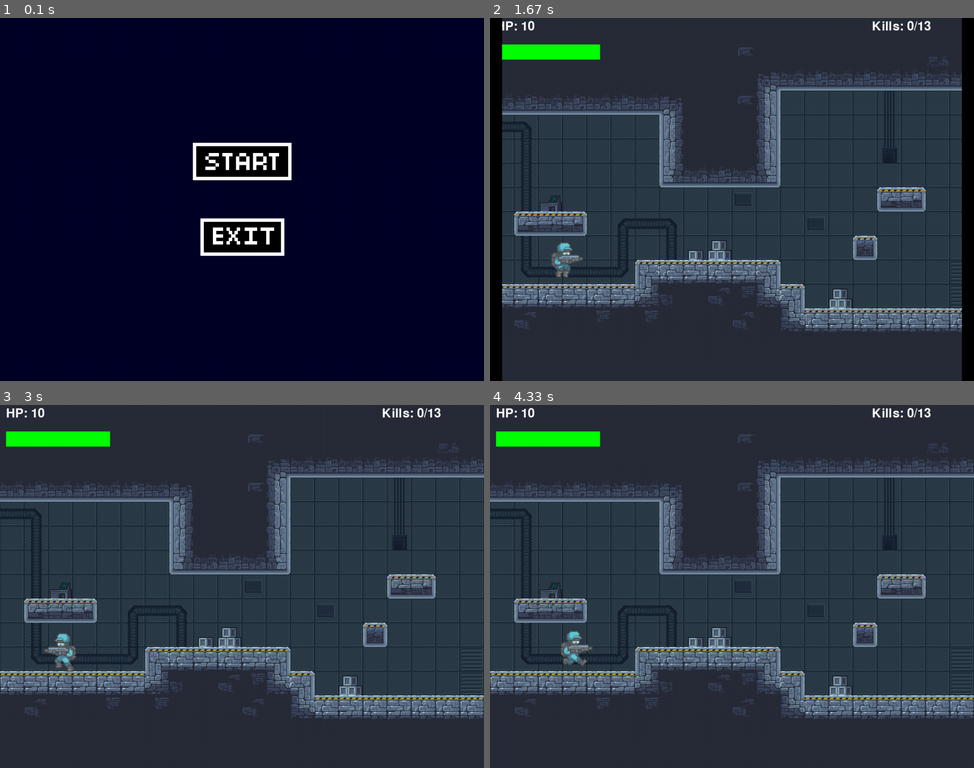
Above: before the commit, frames 1-4 (two rows, left to right).
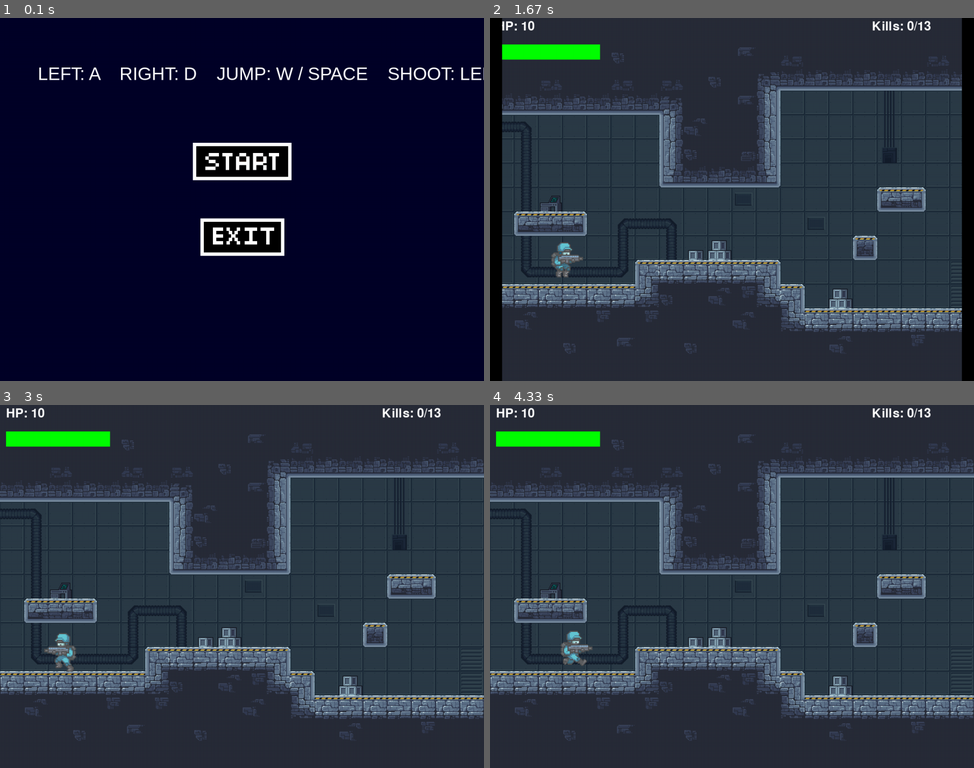
Above: after the commit, the same moments.

Repository: alfrooster/pygame-project
Game: pygame game, started from main.py
The game is run twice, just before and just after one commit, with the same random seed, the same clock (stepped at 60 frames per second) and the same inputs.
Inputs (mouse positions are in pixels of both pictures, inside the frame that each line leads up to):
- Up to frame 1 (0.1 s): no input
- Up to frame 2 (1.67 s): click (732, 159) at 0.38 s; tap Space at 0.67 s; hold D 1-1.47 s; hold W from 1.5 s (still down)
- Up to frame 3 (3 s): release W at 1.8 s; hold D 1.83-2.3 s; hold A 2.33-2.87 s; hold A from 2.9 s (still down)
- Up to frame 4 (4.33 s): release A at 3.3 s; hold W 3.33-3.7 s; hold D from 3.73 s (still down)

The runs differ from the first frame. In frame 1, 1.1% of the frame differs, in the area x 8-100%, y 13-18%; in frame 2, 0.4%; in frame 3, 0.4%; in frame 4, 0.4%.

Commit message:
finishing touches

Diff:
--- a/level1_data.csv
+++ b/level1_data.csv
@@ -1,15 +1,15 @@
-10;10;10;10;10;10;10;10;10;10;10;10;10;10;10;10;10;10;10;10;10;10;10;10;10;10;10;10;10;10;10;10;10;10;10;10;10;10;10;10;10;10;10;10;10;10;10;10;10;10;10;10;10;10;10;10;10;10;10;10;10;10;10;10;10;10;10;10;10;10;10;10;10;10;10;10;10;10;10;10;10;10;10;10;10;10;10;10;10;10;10;10;10;10;10;10;10;10;10;10;10;10;10;10;10;10;10;10;10;10;10;10;10;10;10;10;10;10;10;10;10;10;10;10;10;10;10;10;10;10;10;10;10;10;10;10;10;10;10;10;10;10;10;10;10;10;10;10;10;10
-10;10;10;10;10;10;10;10;10;10;25;10;10;10;10;10;10;10;33;10;10;10;10;10;10;10;10;10;10;10;10;10;10;10;10;10;10;10;10;10;10;10;10;26;17;17;17;18;18;17;18;17;17;18;18;18;18;18;18;17;17;17;17;18;18;18;17;17;17;17;18;18;18;17;27;10;10;10;10;10;10;10;10;10;10;10;10;10;10;10;10;10;10;26;17;17;18;17;18;18;17;18;18;18;18;18;17;17;17;17;27;22;10;10;10;10;10;10;10;10;26;17;17;17;17;18;18;18;18;18;18;18;18;18;18;18;18;18;18;18;18;18;18;18;18;18;18;27;10;10
-10;10;10;10;10;10;10;10;10;10;10;26;17;18;17;18;17;18;17;18;18;18;18;18;17;18;18;17;18;18;18;18;17;18;18;27;10;10;10;10;10;10;10;9;-1;-1;-1;-1;-1;-1;-1;-1;-1;-1;-1;-1;-1;-1;-1;-1;-1;-1;-1;-1;-1;-1;-1;-1;-1;-1;-1;-1;-1;-1;16;27;10;10;10;10;10;10;10;10;10;10;10;10;10;10;10;10;26;19;-1;-1;-1;-1;-1;-1;-1;-1;-1;-1;-1;-1;-1;-1;-1;-1;16;27;10;10;10;10;10;10;10;21;9;-1;-1;-1;-1;-1;-1;-1;-1;-1;-1;-1;-1;-1;-1;-1;-1;-1;-1;-1;-1;-1;-1;-1;-1;-1;-1;8;10;10
-17;18;17;18;17;18;17;27;10;10;25;9;-1;-1;-1;-1;-1;-1;-1;-1;- …(154 unchanged characters)… ;-1;-1;-1;16;27;10;10;10;10;10;10;10;10;10;10;10;10;10;10;26;19;-1;-1;-1;-1;-1;-1;-1;-1;-1;-1;-1; …(137 unchanged characters)…
--1;-1;-1;-1;-1;-1;-1;8;10;10;10;9;-1;-1;-1;-1;-1;-1;-1;-1;-1;-1;-1;-1;-1;-1;-1;-1;-1;-1;-1;-1;-1;-1;-1;-1;-1;-1;-1;-1;-1;-1;-1;-1;-1;-1;-1;-1;-1;-1;-1;-1;-1;-1;-1;-1;-1;-1;-1;-1;-1;-1;-1;-1;-1;-1;-1;-1;-1;-1;-1;-1;-1;-1;-1;-1;16;27;10;10;10;10;10;10;10;10;10;10;10;10;26;19;-1;-1;-1;-1;-1;-1;-1;37;45;38;45; …(138 unchanged characters)…
--1;-1;-1;-1;-1;-1;-1;8;10;10;10;9;-1;-1;-1;-1;-1;-1;-1;-1;-1;4;-1;-1;-1 …(362 unchanged characters)…
--1;-1;-1;-1;-1;-1;-1;16;17;18;17;19;-1;-1;-1;-1;-1;-1;-1;-1;-1;8;7;-1;-1;-1;-1;-1;-1;-1;-1;-1;-1;-1;-1;-1;-1;-1;-1;-1;-1;-1;-1;43;-1;-1;-1;5;7;-1;-1;-1;-1;-1;-1;-1;-1;12;-1;-1;-1;-1;-1;-1;-1;-1;-1;5;6;6;6;7;-1;-1;-1;-1;-1;-1;-1;-1;-1;-1;-1;-1;-1;-1;-1;-1;-1;-1;-1;-1;-1;-1;-1;0;31;10;10;10;10;10;10;10;10;26;19;-1;-1;-1;-1;-1;-1;-1;-1;-1;-1;-1 …(95 unchanged characters)…
--1;-1;39;-1;-1;-1;-1;-1;-1;-1;-1;-1;-1;-1;-1;-1;5;7;-1;-1;-1 …(171 unchanged characters)… 1;-1;-1;-1;-1;-1;-1;-1;-1;-1;-1;-1;0;31;10;10;10;10;10;10;10;10;26;19;-1;-1;-1;-1;-1;-1;-1;-1;-1;-1;-1; …(98 unchanged characters)…
--1;5;6;7;-1;-1;-1;-1;-1;-1;-1;-1;-1;-1;-1;-1;-1;-1;-1;-1;-1;-1;-1;-1;-1;-1;-1;-1;-1;-1;-1;-1;-1;-1;34;8;10;10;10;10;10;10;10;30;3;-1;-1;-1;-1;-1;-1;-1;-1;-1;-1;-1;-1;-1;-1;-1;-1;-1;-1;-1;-1;-1;-1;-1;-1;-1;-1;-1;-1;-1;-1;-1;-1;-1;-1;-1;-1;-1;-1;-1;-1;-1;-1;-1;-1;-1;-1;-1;-1;5;17;17;17;17;18;18;18;18;18;18;19;-1;-1;-1;-1;-1;-1;-1;-1;-1;-1;-1;-1;-1;-1;-1;-1;-1;-1;12;-1;-1; …(66 unchanged characters)…
--1;-1;-1;-1;-1;-1;-1;-1;41;40;-1;-1;-1;-1;-1;12;-1;-1;-1;-1; …(332 unchanged characters)… 1;-1;-1;-1;-1;-1;-1;-1;-1;-1;-1;-1;34;8;10;10
--1;42;-1;-1;-1;-1;0;1;2;1;2;3;-1;-1;-1;-1;-1;-1;-1;-1;-1;36;36;36;36;36;36;36;36;36;36;36;36;36;36;8;10;10;10;10;10;10;10;10;10;30;3;-1;-1;-1;-1;-1;-1;-1;-1;-1;-1;-1;-1;-1;-1;-1;34;8;3;-1;-1;-1;-1;-1;-1;-1;-1;-1;-1;4;-1;-1;-1;-1;-1;-1;-1;-1;-1;-1;-1;0;1;2;3;-1;-1;-1;-1;-1;-1;-1;-1;-1;-1;-1;-1;-1;-1;-1;-1;-1;0;31;10;10;9;35;35;35;8;10;10;10;3;-1;-1;-1;-1;-1;-1;5;6;7;-1;-1;-1;-1;-1;-1;-1;-1;-1;-1;-1;-1;-1;-1;-1;-1;-1;8;10;10
-1;2;1;2;1;2;29;22;10;24;20;28;3;-1;40;-1;-1;-1;-1;-1;-1;35;35;35;35;35;35;35;35;35;35;35;35;35;35;8;10;10;10;10;10;10;10;10;10;10;30;3;-1;-1;-1;-1;43;-1;44;-1;-1;-1;-1;-1;-1;-1;34;8;9;-1;-1;41;-1;43;-1;-1;44;-1;-1;11;-1;-1;-1;-1;-1;-1;-1;45;-1;-1;0;31;10;10;30;3;-1;-1;-1;-1;-1;-1;-1;-1;-1;-1;-1;-1;-1;-1;-1;0;31;10;10;10;28;1;2;1;29;10;10;10;10;3;-1;-1;-1;-1;-1;-1;-1;-1;-1;-1;-1;-1;-1;-1;-1;-1;36;36;36;36;-1;36;36;36;-1;8;10;10
-10;24;10;10;20;10;20;10;10;10;24;10;28;1;2;1;2;1;1;1;1;1;1;1;1;1;1;1;1;1;1;1;1;1;1;29;10;10;10;10;10;10;10;10;10;10;10;30;1;1;1;2;2;2;1;1;1;3;-1;-1;-1;-1;34;8;28;1;1;2;2;2;1;1;1;2;2;29;1;1;1;2;1;2;1;2;1;2;31;10;10;10;10;30;3;-1;-1;-1;38;38;43;43;-1;40;44;-1;-1;-1;0;31;10;10;10;10;10;10;10;10;10;10;10;10;10;10;3;-1;-1;-1;4;-1;-1;-1;4;-1;-1;-1;43;-1;-1;-1;35;35;35;35;-1;35;35;35;-1;8;10;10
-10;10;10;10;10;10;10;10;10;10;10;10;10;10;10;10;10;10;10;10;10;10;10;10;10;10;10;10;10;10;10;10;10;10;10;10;10;10;10;10;10;10;10;10;10;10;10;10;10;10;10;10;10;10;10;10;10;9;-1;-1;-1;-1;34;8;10;10;10;10;10;10;10;10;10;10;10;10;10;10;10;10;10;10;10;10;10;10;10;10;10;10;10;10;30;1;2;2;2;2;1;1;1;1;1;1;1;1;31;10;10;10;10;10;10;10;10;10;10;10;10;10;10;10;10;2;2;2;29;1;1;1;29;1;2;1;2;2;2;2;2;2;2;2;2;2;2;2;2;29;10;10
-10;10;10;10;10;10;10;10;10;10;10;10;10;10;10;10;10;10;10;10;10;10;10;10;10;10;10;10;10;10;10;10;10;10;10;10;10;10;10;10;10;10;10;10;10;10;10;10;10;10;10;10;10;10;10;10;10;9;-1;-1;-1;-1;34;8;10;10;10;10;10;10;10;10;10;10;10;10;10;10;10;10;10;10;10;10;10;10;10;10;10;10;10;10;10;10;10;10;10;10;10;10;10;10;10;10;10;10;10;10;10;10;10;10;10;10;10;10;10;10;10;10;10;10;10;10;10;10;10;10;10;10;10;10;10;10;10;10;10;10;10;10;10;10;10;10;10;10;10;10;10;10
+10;10;10;10;10;10;10;10;10;10;10;10;10;10;10;10;10;10;10;10;10;10;10;10;10;25;10;10;10;10;10;10;10;10;10;10;10;10;10;10;10;10;25;10;10;10;32;10;10;10;21;10;10;10;10;21;22;10;10;10;10;32;10;10;25;10;10;10;10;10;10;23;10;10;10;10;10;10;10;10;20;10;10;10;10;10;10;10;10;10;10;10;10;10;10;10;32;10;10;33;10;10;10;10;10;10;10;10;10;23;10;10;10;10;10;10;10;10;10;10;10;10;10;10;32;10;10;10;32;10;10;10;24;10;10;10;10;24;10;24;10;32;10;10;10;10;32;10;10;10
+10;25;10;10;10;22;10;10;10;10;25;10;32;10;10;10;10;10;33;10;10;32;21;10;10;10;10;33;10;32;10;10;24;10;10;10;10;10;25;10;10;10;10;26;17;17;17;18;18;17;18;17;17;18;18;18;18;18;18;17;17;17;17;18;18;18;17;17;17;17;18;18;18;17;27;22;10;10;10;10;10;10;10;10;10;10;10;10;10;21;10;10;20;26;17;17;18;17;18;18;17;18;18;18;18;18;17;17;17;17;27;22;10;10;10;10;10;10;10;10;26;17;17;17;17;18;18;18;18;18;18;18;18;18;18;18;18;18;18;18;18;18;18;18;18;18;18;27;22;10
+10;10;33;10;10;32;10;33;10;22;10;26;17;18;17;18;17;18;17;18;18;18;18;18;17;18;18;17;18;18;18;18;17;18;18;27;23;10;10;33;10;32;10;9;-1;-1;-1;-1;-1;-1;-1;-1;-1;-1;-1;-1;-1;-1;-1;-1;-1;-1;-1;-1;-1;-1;-1;-1;-1;-1;-1;-1;-1;-1;16;27;10;24;10;25;10;10;10;25;10;10;10;10;10;10;10;21;26;19;-1;-1;-1;-1;-1;-1;-1;-1;-1;-1;-1;-1;-1;-1;-1;-1;16;27;33;10;10;10;10;10;10;21;9;-1;-1;-1;-1;-1;-1;-1;-1;-1;-1;-1;-1;-1;-1;-1;-1;-1;-1;-1;-1;-1;-1;-1;-1;-1;-1;8;23;10
+17;18;17;18;17;18;17;27;10;10;25;9;-1;-1;-1;-1;-1;-1;-1;-1;- …(154 unchanged characters)… ;-1;-1;-1;16;27;10;10;10;10;10;10;10;10;24;10;10;10;10;24;26;19;-1;-1;-1;-1;-1;-1;-1;-1;-1;-1;-1; …(137 unchanged characters)…
+-1;-1;-1;-1;-1;-1;-1;8;24;10;10;9;-1;-1;-1;-1;-1;-1;-1;-1;-1;-1;-1;-1;-1;-1;-1;-1;-1;-1;-1;-1;-1;-1;-1;-1;-1;-1;-1;-1;-1;-1;-1;-1;-1;-1;-1;-1;-1;-1;-1;-1;-1;-1;-1;-1;-1;-1;-1;-1;-1;-1;-1;-1;-1;-1;-1;-1;-1;-1;-1;-1;-1;-1;-1;-1;16;27;32;33;10;10;22;10;24;10;32;33;10;24;26;19;-1;-1;-1;-1;-1;-1;-1;37;45;38;45; …(138 unchanged characters)…
+-1;-1;-1;-1;-1;-1;-1;8;22;10;21;9;-1;-1;-1;-1;-1;-1;-1;-1;-1;4;-1;-1;-1 …(362 unchanged characters)…
+-1;-1;-1;-1;-1;-1;-1;16;17;18;17;19;-1;-1;-1;-1;-1;-1;-1;-1;-1;8;7;-1;-1;-1;-1;-1;-1;-1;-1;-1;-1;-1;-1;-1;-1;-1;41;-1;-1;-1;-1;43;-1;-1;-1;5;7;-1;-1;-1;-1;37;-1;-1;-1;12;-1;-1;-1;-1;-1;-1;-1;-1;-1;5;6;6;6;7;-1;-1;-1;-1;-1;-1;-1;-1;-1;-1;-1;-1;-1;-1;-1;-1;-1;-1;-1;-1;-1;-1;-1;0;31;24;10;10;10;10;10;10;20;26;19;-1;-1;-1;-1;-1;-1;-1;-1;-1;-1;-1 …(95 unchanged characters)…
+-1;-1;39;-1;-1;-1;-1;-1;-1;-1;-1;-1;-1;-1;-1;-1;5;7;-1;-1;-1 …(171 unchanged characters)… 1;-1;-1;-1;-1;-1;-1;-1;-1;-1;-1;-1;0;31;25;10;10;10;10;24;10;25;26;19;-1;-1;-1;-1;-1;-1;-1;-1;-1;-1;-1; …(98 unchanged characters)…
+-1;5;6;7;-1;-1;-1;-1;-1;-1;-1;-1;-1;-1;-1;-1;-1;-1;-1;-1;-1;-1;-1;-1;-1;-1;-1;-1;-1;-1;-1;-1;-1;-1;34;8;10;25;24;10;10;25;10;30;3;-1;-1;-1;-1;-1;-1;-1;-1;-1;-1;-1;-1;-1;-1;-1;-1;-1;-1;-1;-1;-1;-1;-1;-1;-1;-1;-1;-1;-1;-1;-1;-1;-1;-1;-1;-1;-1;-1;-1;-1;-1;-1;-1;-1;-1;-1;-1;-1;5;17;17;17;17;18;18;18;18;18;18;19;-1;-1;-1;-1;-1;-1;-1;37;-1;-1;-1;-1;-1;-1;-1;-1;-1;-1;12;-1;-1; …(66 unchanged characters)…
+-1;-1;-1;-1;-1;-1;-1;-1;41;40;-1;-1;-1;-1;-1;12;-1;-1;-1;-1; …(332 unchanged characters)… 1;-1;-1;-1;-1;-1;-1;-1;-1;-1;-1;-1;34;8;22;10
+-1;42;-1;-1;-1;-1;0;1;2;1;2;3;-1;-1;-1;-1;-1;-1;-1;-1;-1;36;36;36;36;36;36;36;36;36;36;36;36;36;36;8;22;10;10;10;10;10;33;10;10;30;3;-1;-1;-1;-1;-1;-1;-1;-1;-1;-1;-1;-1;-1;-1;-1;34;8;3;-1;-1;-1;-1;-1;-1;-1;-1;-1;-1;4;-1;-1;-1;-1;-1;-1;-1;-1;-1;-1;-1;0;1;2;3;-1;-1;-1;-1;-1;-1;-1;-1;-1;-1;-1;-1;-1;-1;-1;-1;-1;0;31;25;10;9;35;35;35;8;22;10;25;3;-1;-1;-1;-1;-1;-1;5;6;7;-1;-1;-1;-1;-1;-1;-1;-1;-1;-1;-1;-1;-1;-1;-1;-1;-1;8;22;10
+1;2;1;2;1;2;29;22;10;24;20;28;3;-1;40;-1;-1;-1;-1;-1;-1;35;35;35;35;35;35;35;35;35;35;35;35;35;35;8;10;10;10;24;10;10;10;10;10;20;30;3;-1;-1;40;-1;43;-1;44;-1;-1;-1;-1;-1;-1;-1;34;8;9;-1;-1;41;-1;43;-1;-1;44;-1;-1;11;-1;-1;-1;39;38;-1;-1;45;-1;-1;0;31;10;10;30;3;-1;-1;-1;-1;-1;-1;-1;-1;-1;-1;-1;-1;-1;-1;-1;0;31;10;24;10;28;1;2;1;29;10;10;24;10;3;-1;-1;-1;-1;-1;-1;-1;-1;-1;-1;-1;-1;-1;-1;-1;-1;36;36;36;36;-1;36;36;36;-1;8;24;10
+10;24;10;10;20;10;20;10;10;10;24;10;28;1;2;1;2;1;1;1;1;1;1;1;1;1;1;1;1;1;1;1;1;1;1;29;24;10;22;10;21;10;10;10;24;10;20;30;1;1;1;2;2;2;1;1;1;3;-1;-1;-1;-1;34;8;28;1;1;2;2;2;1;1;1;2;2;29;1;1;1;2;1;2;1;2;1;2;31;10;10;22;10;30;3;-1;-1;-1;38;38;43;43;-1;40;44;-1;-1;-1;0;31;10;20;10;10;10;10;10;25;10;33;10;10;10;20;3;-1;-1;-1;4;-1;37;39;4;-1;-1;-1;43;-1;-1;-1;35;35;35;35;-1;35;35;35;-1;8;10;25
+10;10;10;22;10;25;10;10;22;10;10;10;10;10;24;10;10;20;10;10;10;10;10;10;24;10;22;10;25;10;10;10;10;10;10;10;25;10;10;10;10;10;10;10;10;10;10;10;10;10;25;10;10;22;10;10;20;9;-1;-1;-1;-1;34;8;10;10;10;24;10;10;10;20;10;10;21;10;10;10;10;10;20;10;25;10;10;10;22;10;10;10;10;25;30;1;2;2;2;2;1;1;1;1;1;1;1;1;31;22;10;10;10;10;10;10;24;10;10;10;10;10;10;10;20;2;2;2;29;1;1;1;29;1;2;1;2;2;2;2;2;2;2;2;2;2;2;2;2;29;10;10
+10;10;10;10;10;10;10;10;10;10;10;10;10;10;10;10;10;10;10;10;23;10;10;10;10;10;10;10;10;10;21;10;33;10;10;10;10;10;10;10;10;10;10;10;10;10;10;10;32;10;10;10;10;10;10;24;10;9;-1;-1;-1;-1;34;8;10;10;10;10;10;10;10;10;10;10;10;10;10;10;10;10;10;10;10;10;10;10;10;10;10;10;10;10;10;10;10;10;10;10;10;10;10;10;10;20;10;10;32;10;10;10;10;10;10;10;10;10;10;10;10;10;10;10;10;10;32;10;10;10;10;32;10;10;10;25;10;10;10;24;10;10;10;20;10;10;10;10;10;10;10;10
--- a/main.py
+++ b/main.py
@@ -89,6 +89,7 @@
 
 #define font
 font = pygame.font.SysFont('Eras Demi ITC', 48)
+font2 = pygame.font.SysFont('Sans Serif', 48)
 
 def draw_text(text, font, text_col, x, y):
     img = font.render(text, True, text_col)
@@ -100,8 +101,6 @@
     for x in range(7):
         screen.blit(stars_img, ((x * width) - bg_scroll * 0.8, 0))
         screen.blit(ship_img, ((x * width) - bg_scroll * 0.9, 0))
-    #TODO: space stars in the window parallax
-
 
 #function to reset level
 def reset_level():
@@ -658,6 +657,7 @@
             start_intro = True
         if exit_button.draw(screen):
             run = False
+        draw_text('LEFT: A    RIGHT: D    JUMP: W / SPACE    SHOOT: LEFT CLICK / M', font2, WHITE, 100, 120)
     else:
 
         #update background
